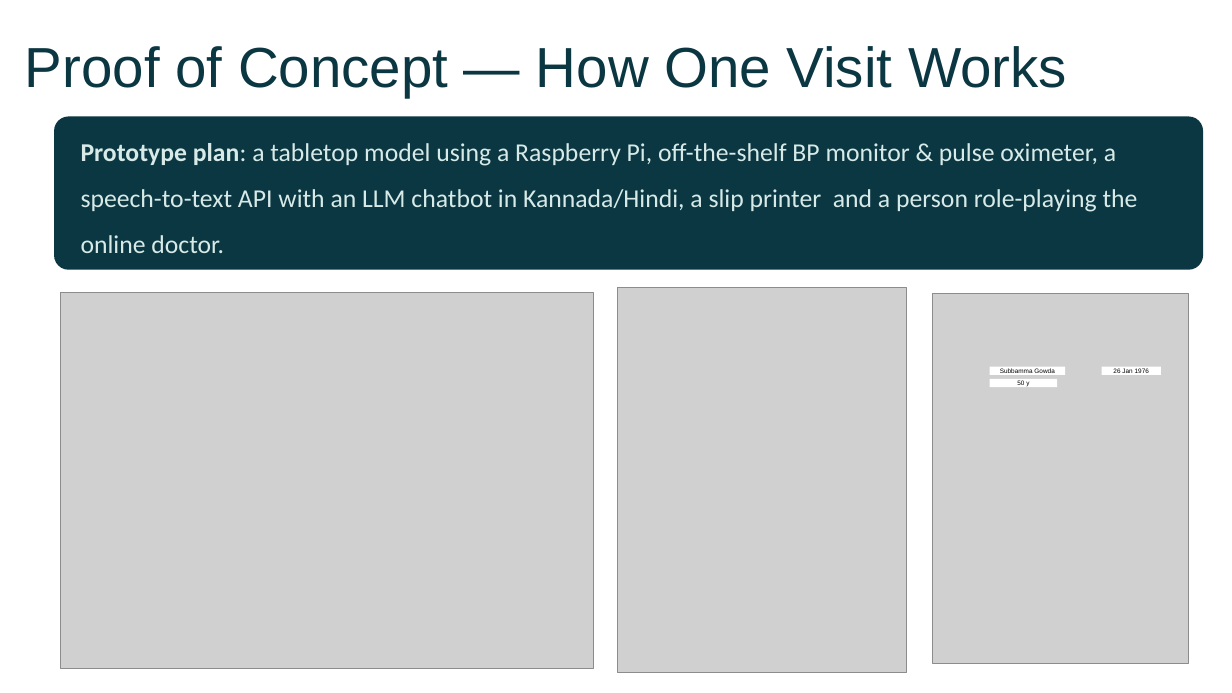
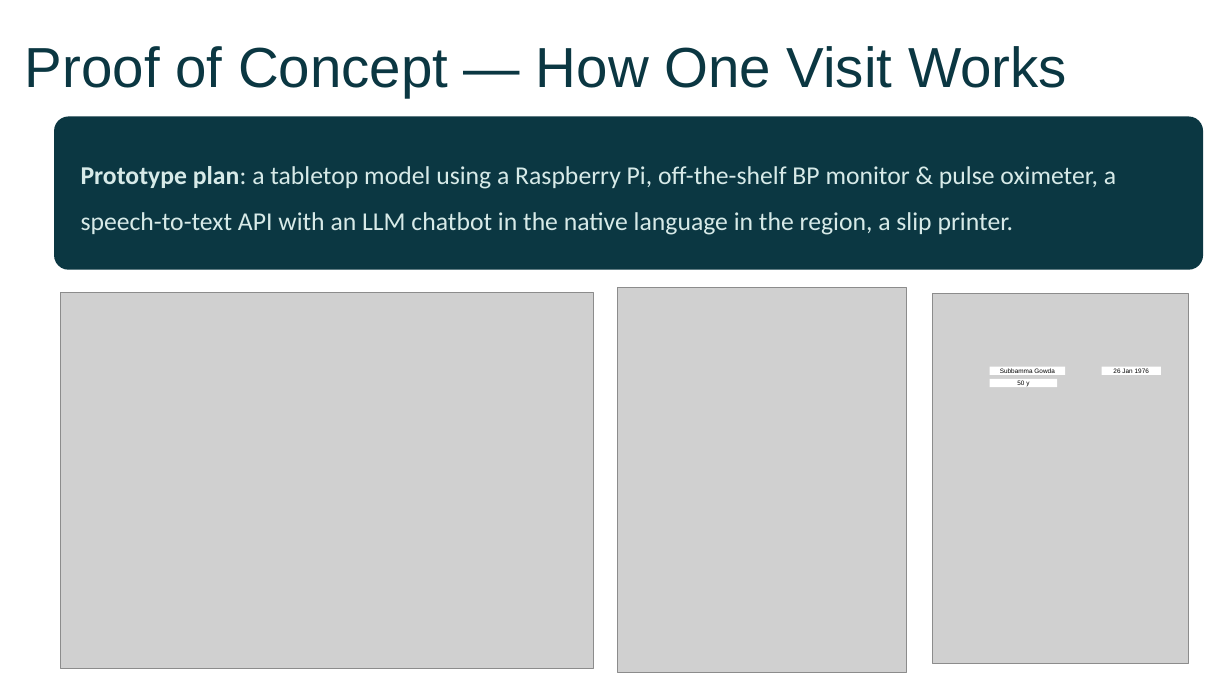
Before and after one commit to Akshobha/Robo-project, a slide deck: slide 4 of CSTA-Robo_Bharat-Level2-Hackathon-2026-SriKumaranPublicSchool.pptx. Drawn at 1232x693 pixels with LibreOffice and Linux fonts; fonts in the diff are those of the drawing; grey boxes stand for pictures. Boxes give left, top, right and bottom in pixels: in the first picture for what was removed or moved away, otherwise in the second. Text is boxed around its words. In the diff, an @@ line names an element or a change of style, - is before the commit and + after.

Commit message:
Add files via upload
Updated PPT

```diff
--- a/CSTA-Robo_Bharat-Level2-Hackathon-2026-SriKumaranPublicSchool.pptx
+++ b/CSTA-Robo_Bharat-Level2-Hackathon-2026-SriKumaranPublicSchool.pptx
@@ text at box(81, 166, 1116, 235): text changed @@
-Prototype plan: a tabletop model using a Raspberry Pi, off-the-shelf BP monitor & pulse oximeter, a speech-to-text API with an LLM chatbot in Kannada/Hindi, a slip printer and a person role-playing the online doctor.
+Prototype plan: a tabletop model using a Raspberry Pi, off-the-shelf BP monitor & pulse oximeter, a speech-to-text API with an LLM chatbot in the native language in the region, a slip printer.
```
Also in this commit, not shown: 2 other slides changed, 1 slide added.
